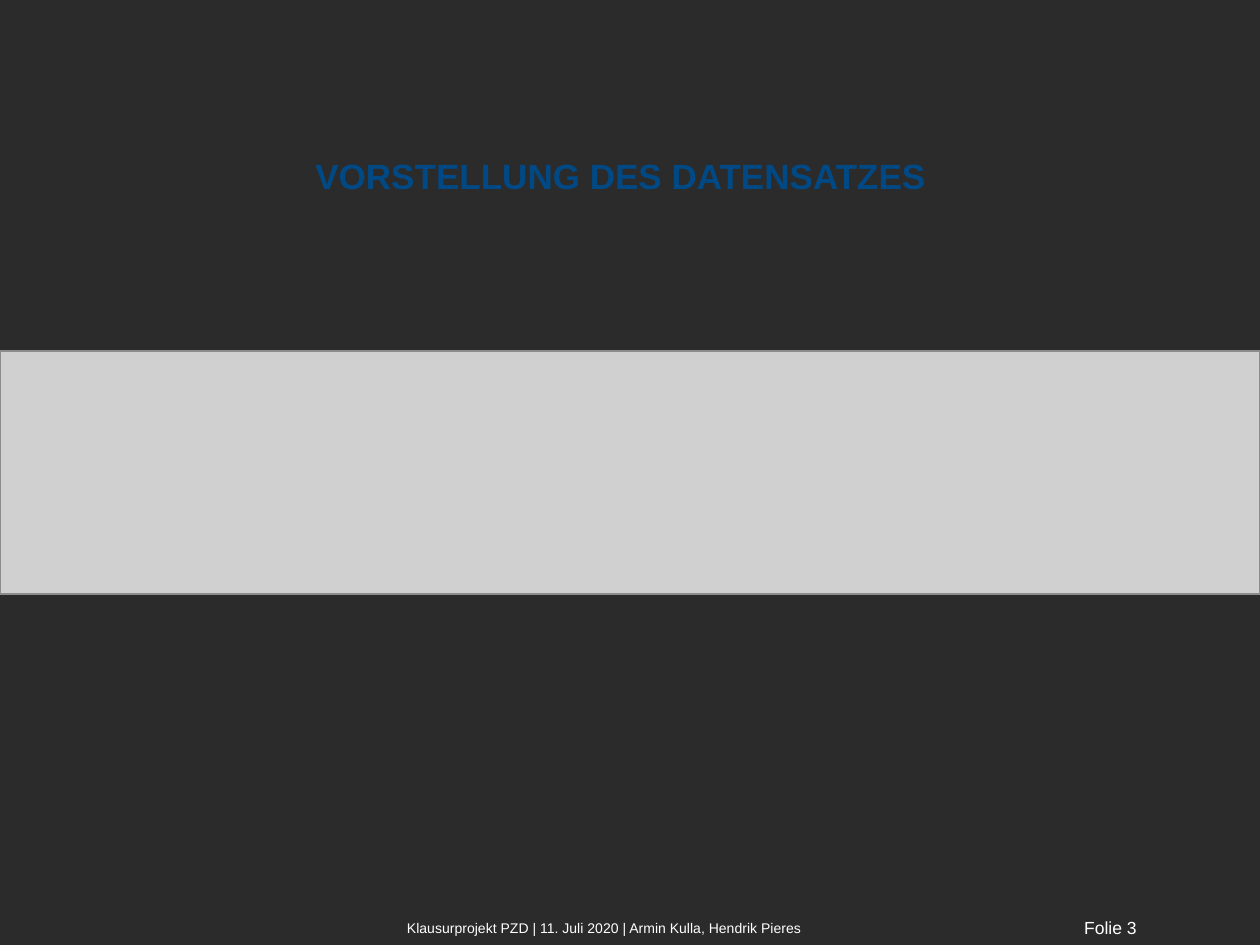
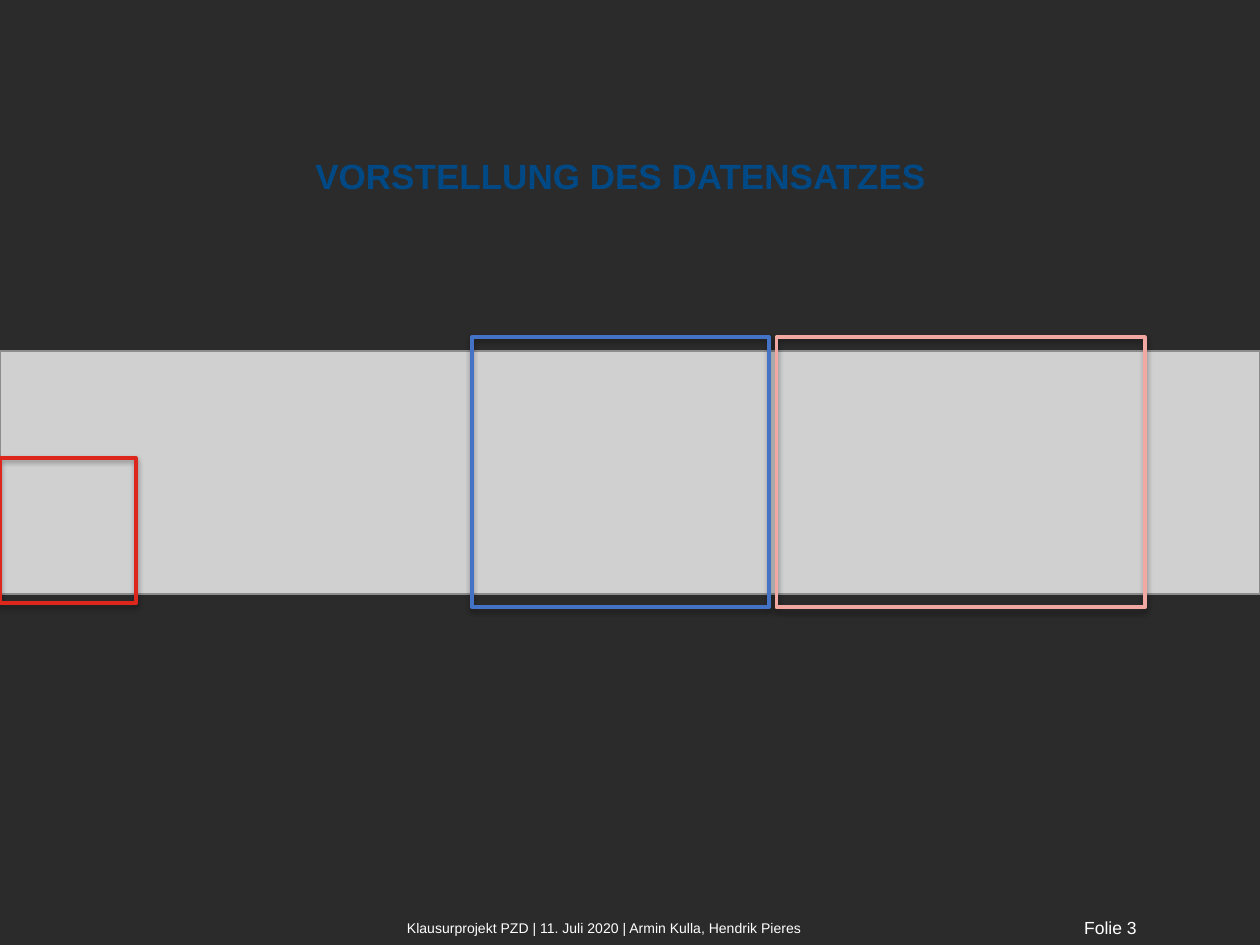
Before and after one commit to Florian-Krax/WDT-PZD-Group-3, a slide deck: slide 3 of Klausur/Klausurprojekt PZD.pptx. Drawn at 1260x945 pixels with LibreOffice and Linux fonts; fonts in the diff are those of the drawing; grey boxes stand for pictures; background and template pictures are left out; a plain dark background stands for a picture behind light text. Boxes give left, top, right and bottom in pixels: in the first picture for what was removed or moved away, otherwise in the second. Text is boxed around its words. In the diff, an @@ line names an element or a change of style, - is before the commit and + after.

```diff
--- a/Klausur/Klausurprojekt PZD.pptx
+++ b/Klausur/Klausurprojekt PZD.pptx
@@ rectangle added at <box>472,338,770,607</box>, outline #4472C4 2.25 pt @@
@@ rectangle added at <box>776,338,1144,607</box>, outline #F3A7A3 2.25 pt @@
@@ rectangle added at <box>0,457,136,602</box>, outline #DD271D 2.25 pt @@
```
Also in this commit, not shown: 1 other slide changed.
